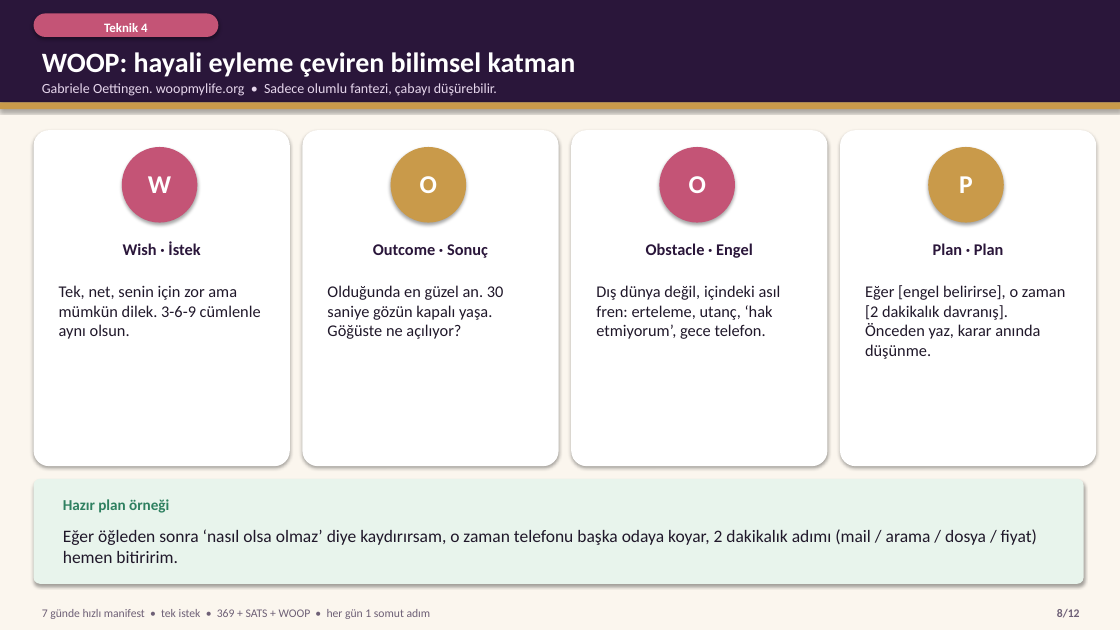
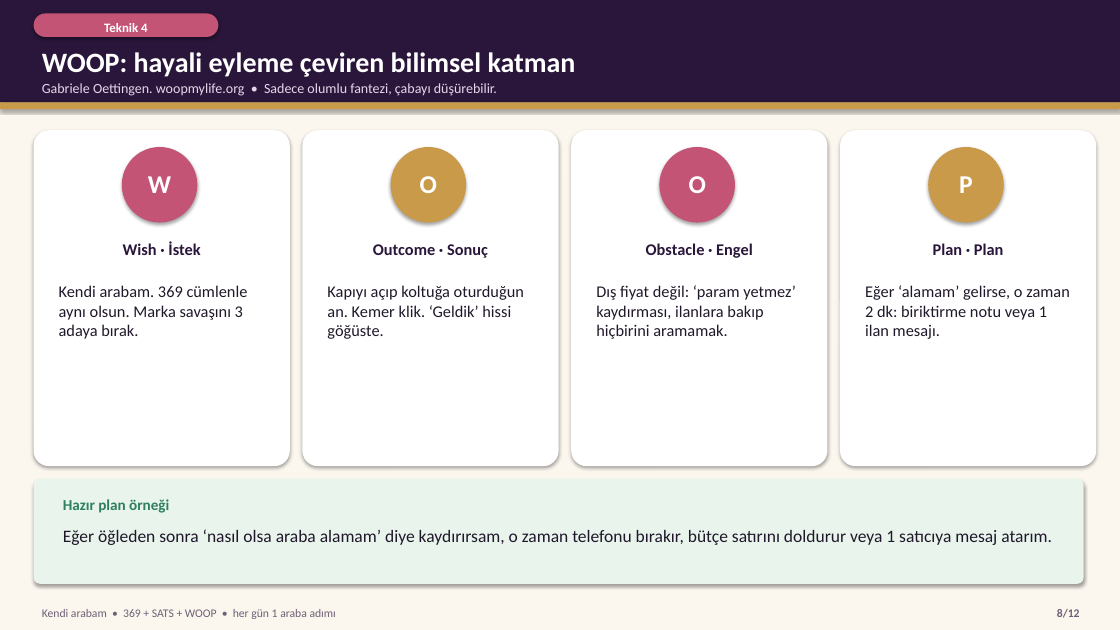
Before and after one commit to iremalisan/alisansges, a slide deck: slide 8 of rehber/Hizli_Manifest_Teknikleri.pptx. Drawn at 1120x630 pixels with LibreOffice and Linux fonts; fonts in the diff are those of the drawing. Boxes give left, top, right and bottom in pixels: in the first picture for what was removed or moved away, otherwise in the second. Text is boxed around its words. In the diff, an @@ line names an element or a change of style, - is before the commit and + after.

```diff
--- a/rehber/Hizli_Manifest_Teknikleri.pptx
+++ b/rehber/Hizli_Manifest_Teknikleri.pptx
@@ text at [59, 285, 248, 339]: text changed @@
-Tek, net, senin için zor ama mümkün dilek. 3-6-9 cümlenle aynı olsun.
+Kendi arabam. 369 cümlenle aynı olsun. Marka savaşını 3 adaya bırak.
@@ text at [327, 285, 524, 339]: text changed @@
-Olduğunda en güzel an. 30 saniye gözün kapalı yaşa. Göğüste ne açılıyor?
+Kapıyı açıp koltuğa oturduğun an. Kemer klik. ‘Geldik’ hissi göğüste.
@@ text at [596, 285, 796, 339]: text changed @@
-Dış dünya değil, içindeki asıl fren: erteleme, utanç, ‘hak etmiyorum’, gece telefon.
+Dış fiyat değil: ‘param yetmez’ kaydırması, ilanlara bakıp hiçbirini aramamak.
@@ text at [865, 285, 1070, 339]: text changed @@
-Eğer [engel belirirse], o zaman [2 dakikalık davranış]. Önceden yaz, karar anında düşünme.
+Eğer ‘alamam’ gelirse, o zaman 2 dk: biriktirme notu veya 1 ilan mesajı.
@@ text at [63, 529, 1052, 545]: text changed @@
-Eğer öğleden sonra ‘nasıl olsa olmaz’ diye kaydırırsam, o zaman telefonu başka odaya koyar, 2 dakikalık adımı (mail / arama / dosya / fiyat) hemen bitiririm.
+Eğer öğleden sonra ‘nasıl olsa araba alamam’ diye kaydırırsam, o zaman telefonu bırakır, bütçe satırını doldurur veya 1 satıcıya mesaj atarım.
@@ text at [42, 609, 336, 619]: text changed @@
-7 günde hızlı manifest • tek istek • 369 + SATS + WOOP • her gün 1 somut adım
+Kendi arabam • 369 + SATS + WOOP • her gün 1 araba adımı
```
Also in this commit, not shown: 11 other slides changed, 20 other files.
